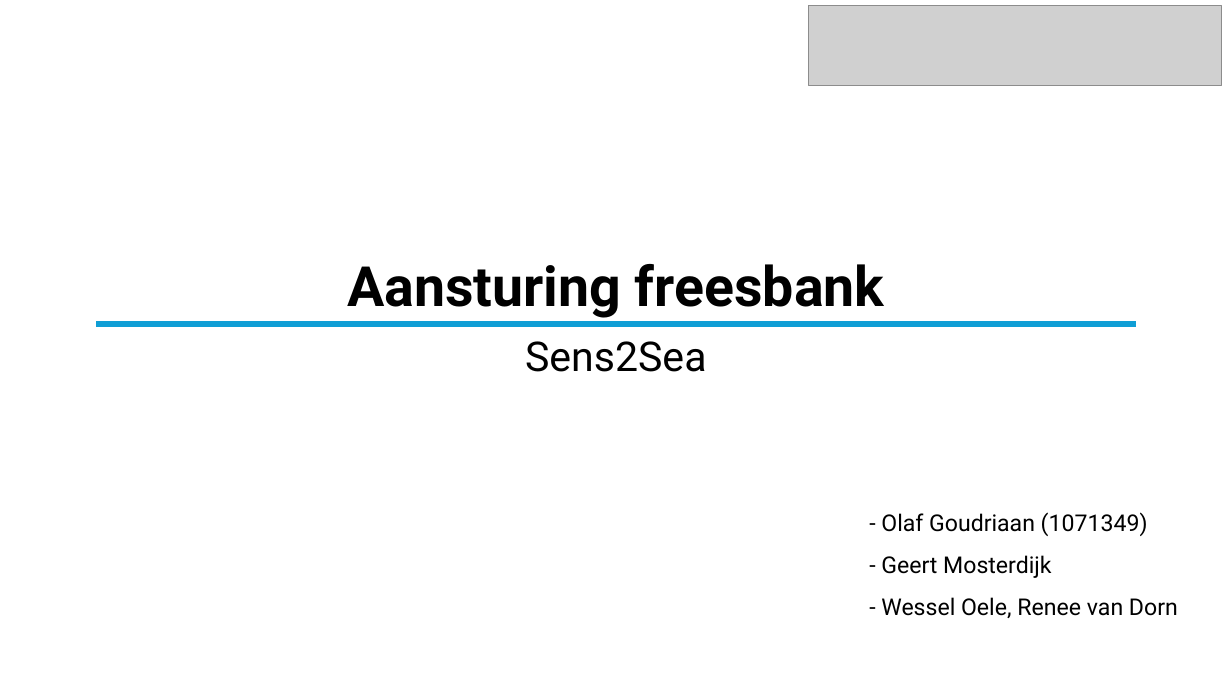
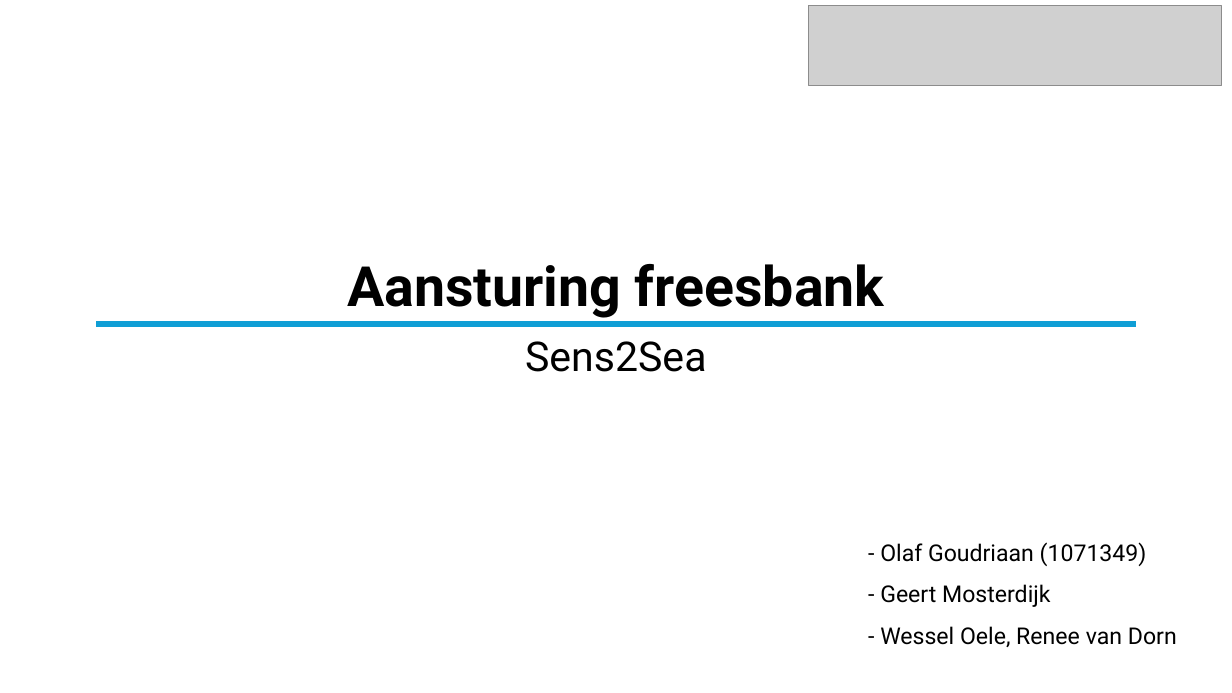
Before and after one commit to OlafGoud/Freesbank, a slide deck: slide 1 of documentatie/Presentaties/95presentatie.pptx. Drawn at 1232x693 pixels with LibreOffice and Linux fonts; fonts in the diff are those of the drawing; grey boxes stand for pictures. Boxes give left, top, right and bottom in pixels: in the first picture for what was removed or moved away, otherwise in the second. Text is boxed around its words. In the diff, an @@ line names an element or a change of style, - is before the commit and + after.

```diff
--- a/documentatie/Presentaties/95presentatie.pptx
+++ b/documentatie/Presentaties/95presentatie.pptx
@@ text "- Olaf Goudriaan (1071349)": place and size @@
-text "- Olaf Goudriaan (1071349)" at (881,512,1178,618)
+text "- Olaf Goudriaan (1071349)" at (880,542,1177,647)
```
Also in this commit, not shown: 1 slide removed, 6 other files.
